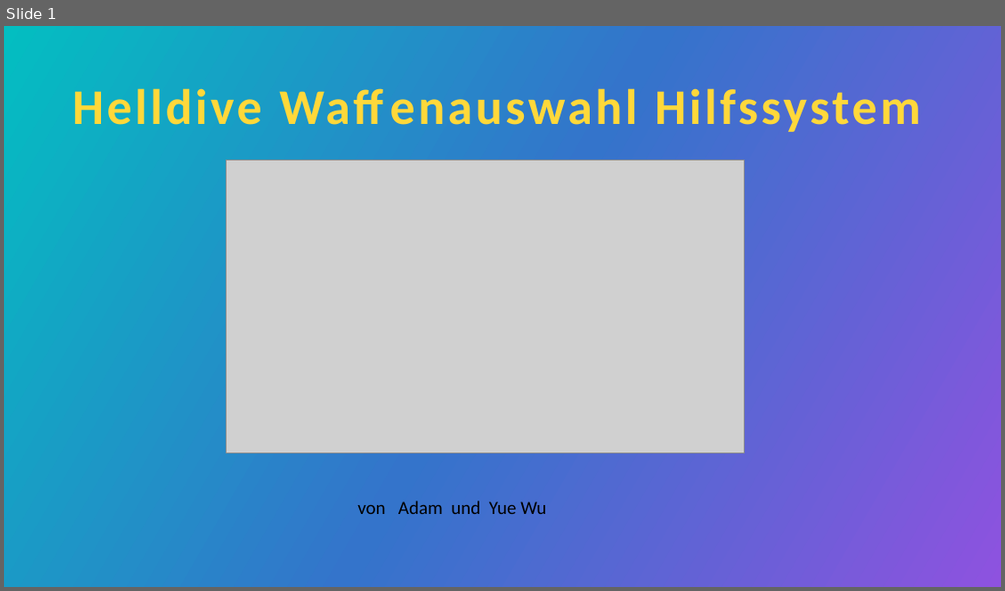
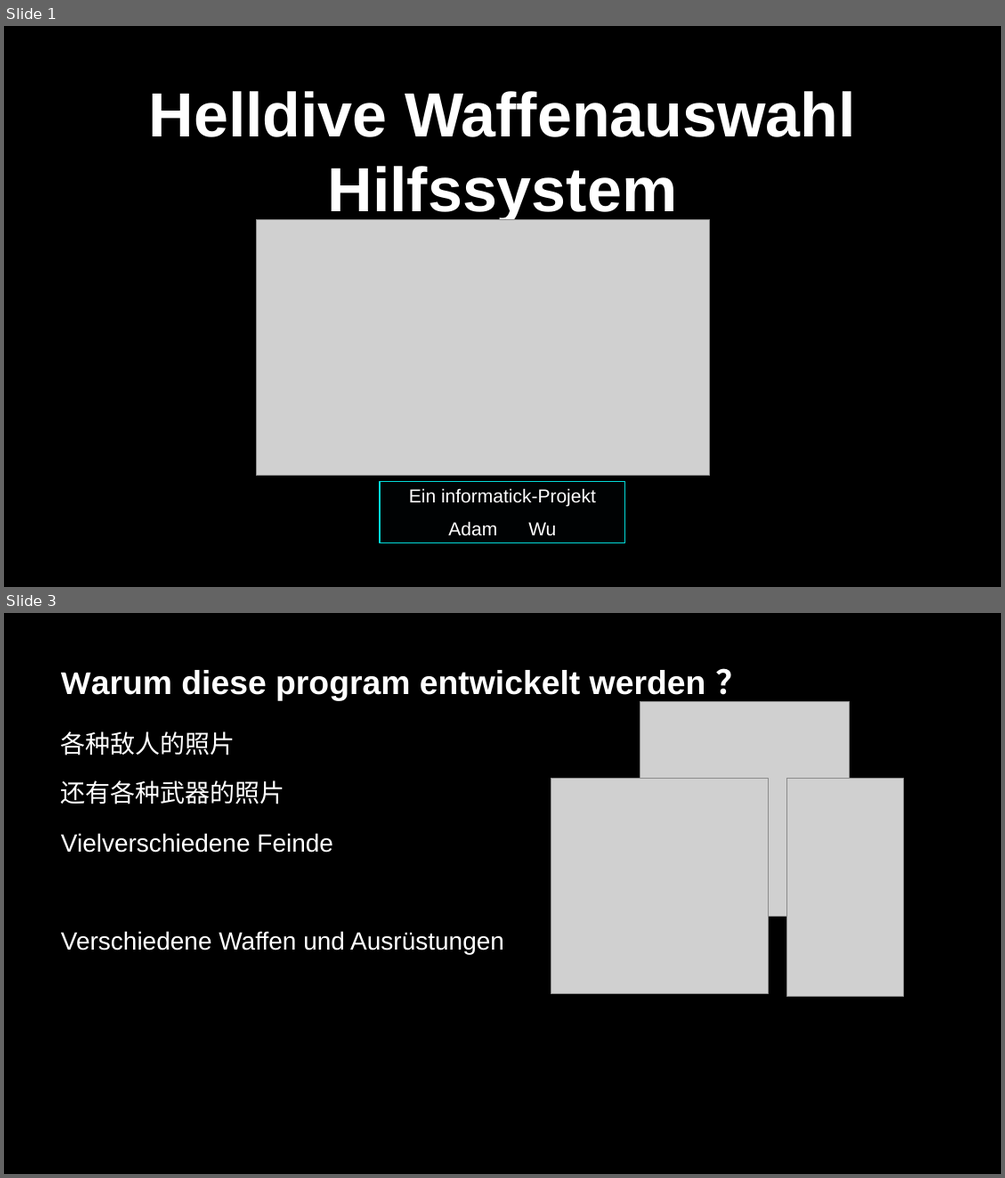
Before and after one commit to SmashedAdam/HELLDIVE, a slide deck: docs/Helldive Waffenauswahl Hilfssystem.pptx. Shown one above the other, each under a label of ours: slide 1 before the commit, slides 1 and 3 after it; the slides between them are not shown. The pictures are 1005x591 and 1005x1178 pixels, drawn with LibreOffice and Linux fonts; fonts in the diff are those of the drawing; grey boxes stand for pictures; background and template pictures are left out. Boxes give left, top, right and bottom in pixels: in the first picture for what was removed or moved away, otherwise in the second. Text is boxed around its words. In the diff, an @@ line names an element or a change of style, - is before the commit and + after.

```diff
--- a/docs/Helldive Waffenauswahl Hilfssystem.pptx
+++ b/docs/Helldive Waffenauswahl Hilfssystem.pptx
@@ slide 3 added at bbox=[4, 613, 1001, 1174], background #000000 @@
@@ title added at bbox=[61, 670, 706, 701], 32 pt, text #FFFFFF, bold @@
+Warum diese program entwickelt werden ？
@@ picture added at bbox=[640, 701, 850, 916] @@
@@ text added at bbox=[61, 731, 504, 955], 24 pt, text #FFFFFF @@
+各种敌人的照片
+还有各种武器的照片
+Vielverschiedene Feinde
+Verschiedene Waffen und Ausrüstungen
@@ picture added at bbox=[550, 779, 768, 994] @@
@@ picture added at bbox=[787, 779, 904, 996] @@
@@ slide 1 changed as well @@
@@ background gradient #03BEC1 to #3474CB to #8E52DF to picture (left out) @@
@@ title "Helldive Waffenauswahl Hilfssystem": place and size @@
-title "Helldive Waffenauswahl Hilfssystem" at bbox=[73, 88, 921, 132]
+title "Helldive Waffenauswahl Hilfssystem" at bbox=[149, 91, 856, 223]
@@ title "Helldive Waffenauswahl Hilfssystem" at bbox=[149, 91, 856, 223]: size 48 to 60 pt, font Calibri to Arial, text colour gradient #F8C334 to #FFD83A to #FFFD6D to #FFFEB8 to gradient #FFFFFF to #03DBD9, letter spacing 3 to 0 pt; vertical alignment middle to bottom @@
@@ picture: place and size @@
-picture at bbox=[226, 160, 744, 453]
+picture at bbox=[256, 220, 709, 475]
@@ text removed at bbox=[357, 500, 546, 514] @@
-von Adam und Yue Wu
@@ text added at bbox=[380, 482, 624, 543], fill #000203, outline #03DBD9 1 pt, 18 pt, text #FFFFFF @@
+Ein informatick-Projekt
+Adam Wu
```
Also in this commit, not shown: 5 other slides added, 6 slides removed.
